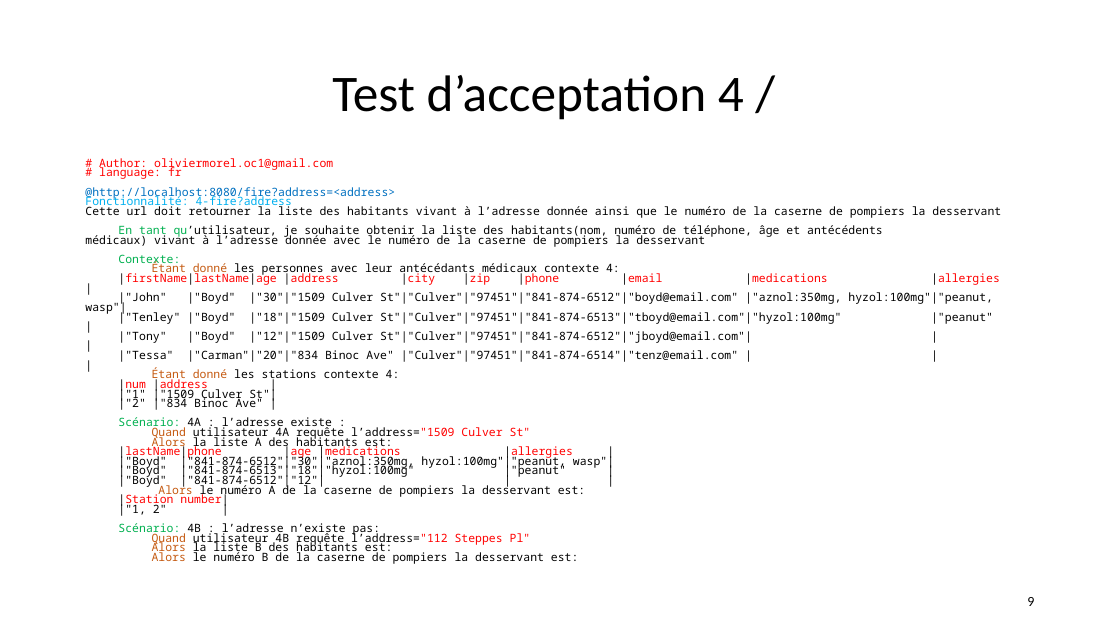
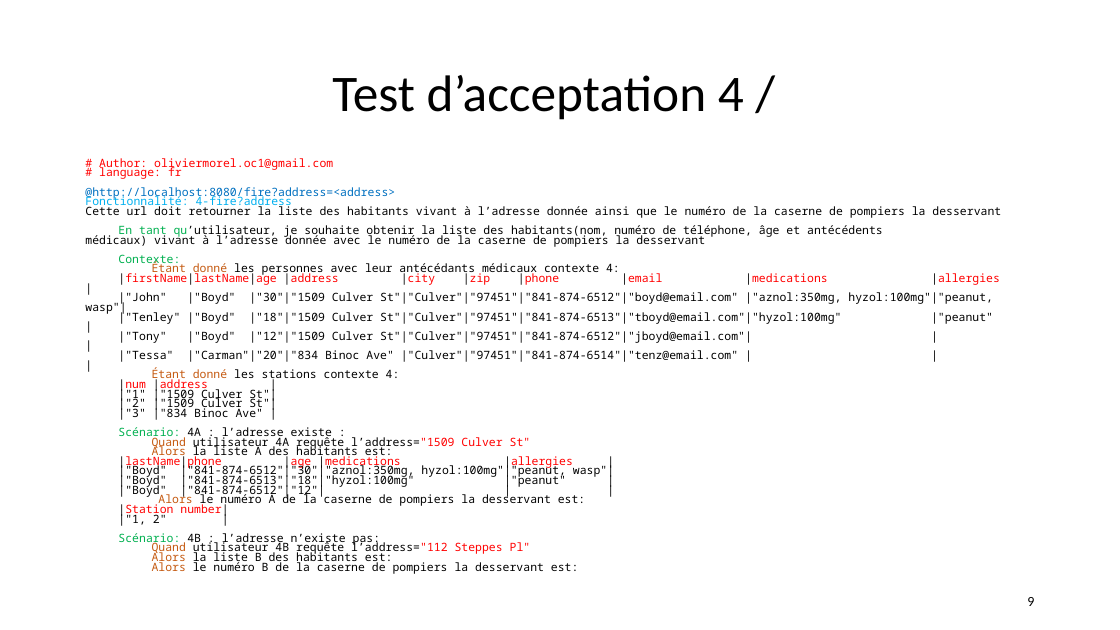
Before and after one commit to andrechico999/https-github.com-emmo78-com.safetynet.alerts, a slide deck: slide 9 of A_Livrables/MOREL_Olivier_4_slides_062022.pptx. Drawn at 1120x630 pixels with LibreOffice and Linux fonts; fonts in the diff are those of the drawing. Boxes give left, top, right and bottom in pixels: in the first picture for what was removed or moved away, otherwise in the second. Text is boxed around its words. In the diff, an @@ line names an element or a change of style, - is before the commit and + after.

```diff
--- a/A_Livrables/MOREL_Olivier_4_slides_062022.pptx
+++ b/A_Livrables/MOREL_Olivier_4_slides_062022.pptx
@@ text at [118,396,277,420]: text changed @@
-|"2" |"834 Binoc Ave" |
+|"2" |"1509 Culver St"|
+|"3" |"834 Binoc Ave" |
```
Also in this commit, not shown: 3 other slides changed, 10 slides added, 10 slides removed, 9 other files.
